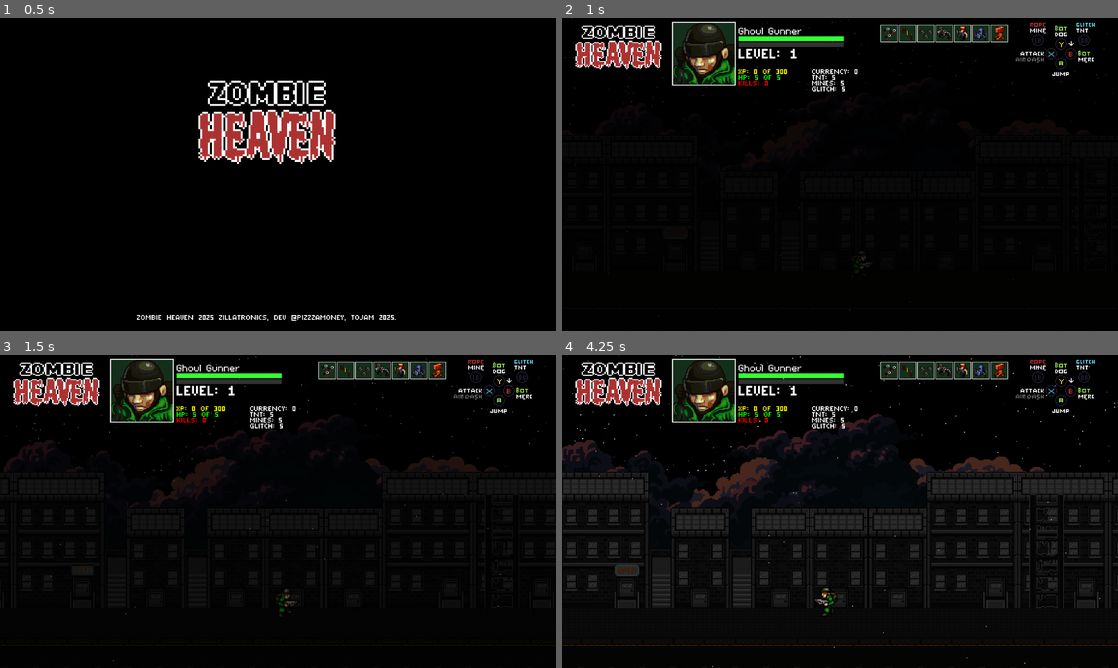
Above: before the commit, frames 1-4 (two rows, left to right).
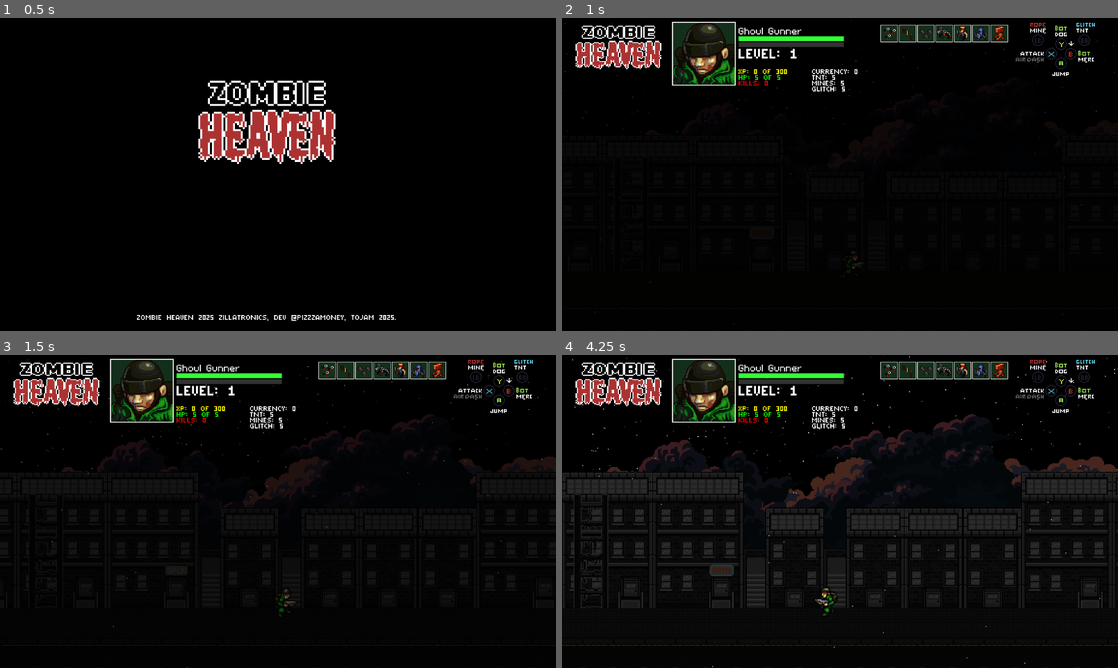
Above: after the commit, the same moments.

Repository: Tekknobot/ZombieSlug
Game: Godot game, scene res://Scenes/Titlescreen.tscn
Two runs of this game, one before a commit and one after it. Both use one fixed random seed, a clock stepped at 60 frames per second and the inputs below.
Inputs:
- Up to frame 1 (0.5 s): no input
- Up to frame 2 (1 s): tap Enter (ui_accept) at 0.5, 0.77 s; hold Right (ui_right) from 0.53 s (still down)
- Up to frame 3 (1.5 s): release Right (ui_right) at 1.28 s; hold Down (ui_down) from 1.28 s (still down)
- Up to frame 4 (4.25 s): tap Enter (ui_accept) at 1.52, 3.02, 3.77 s; release Down (ui_down) at 2.03 s; hold Right (ui_right) 2.03-2.78 s; hold Up (ui_up) 2.78-3.53 s; hold Left (ui_left) from 3.53 s (still down)

Frame 1 is identical in both runs. In frame 2, 0.1% of the frame differs, in the area x 0-100%, y 0-98%; in frame 3, 3.0%; in frame 4, 11%, in the area x 0-100%, y 0-93%.

Commit message:
Don't mind spawn positions for now.

Diff:
--- a/Scenes/Main.tscn
+++ b/Scenes/Main.tscn
@@ -159,7 +159,7 @@
 position = Vector2(178, 0)
 
 [node name="Soldier" parent="." instance=ExtResource("1_ac7of")]
-position = Vector2(98, 35)
+position = Vector2(0, 0)
 base_speed = 60.0
 jump_velocity = -280.0
 gravity = 780.0
--- a/Scenes/Sprites/interior.tscn
+++ b/Scenes/Sprites/interior.tscn
@@ -39,7 +39,7 @@
 [node name="Interior" type="Node2D"]
 
 [node name="CloudsMover1" type="Node2D" parent="."]
-position = Vector2(-31, -90)
+position = Vector2(-31, -64)
 script = ExtResource("1_rfswf")
 range_x = 6.0
 freq_x = 0.1
@@ -52,7 +52,7 @@
 texture = ExtResource("3_ylt1g")
 
 [node name="CloudsMover2" type="Node2D" parent="."]
-position = Vector2(121, -114)
+position = Vector2(121, -85)
 script = ExtResource("1_rfswf")
 range_x = 2.0
 
--- /dev/null
+++ b/Scripts/GameState.gd
@@ -0,0 +1,5 @@
+extends Node
+
+# when you walk into an interior, we’ll stash your main‐map spot here
+var last_main_position: Vector2 = Vector2.ZERO
+var last_door_name: String = ""
--- a/Scripts/soldier.gd
+++ b/Scripts/soldier.gd
@@ -272,6 +272,10 @@
 
 	# start on floor by default
 	$AnimatedSprite2D.z_index = LAYER_Z_FLOOR
+
+	global_position = GameState.last_main_position
+	# clear it so you don’t snap next time you reload
+	GameState.last_main_position = Vector2.ZERO
 
 	await get_tree().create_timer(1).timeout
 	Playerstats.set_level(1)
--- a/project.godot
+++ b/project.godot
@@ -24,6 +24,7 @@
 
 Playerstats="*res://Scripts/playerstats.gd"
 GameOverManager="*res://Scenes/game_over_manager.tscn"
+GameState="*res://Scripts/GameState.gd"
 
 [display]
 
